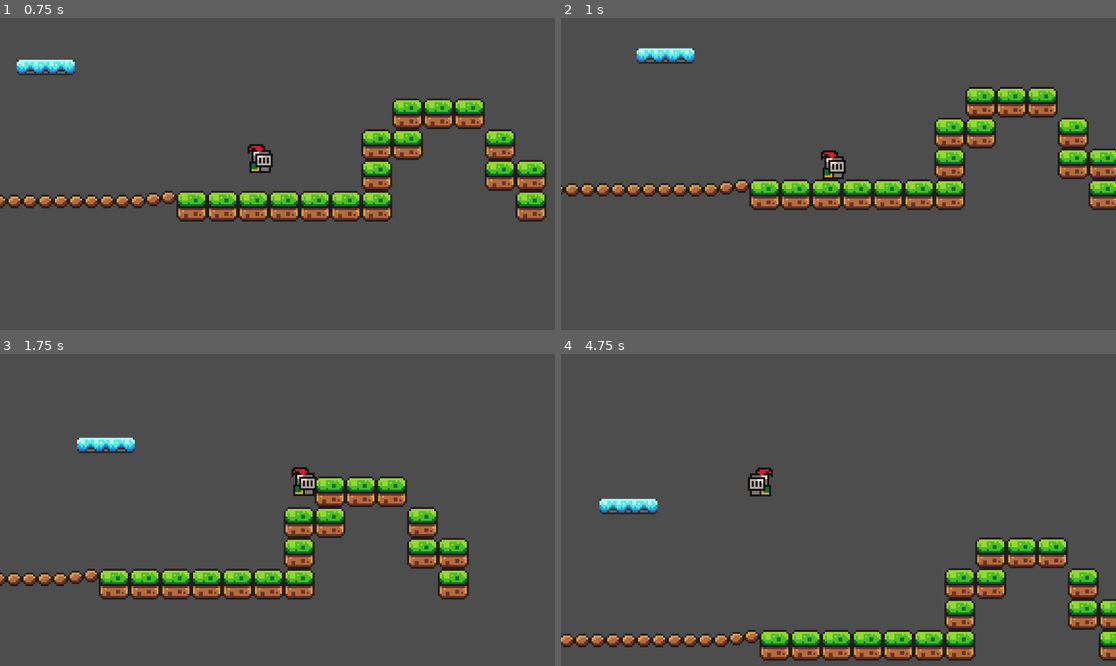
Above: before the commit, frames 1-4 (two rows, left to right).
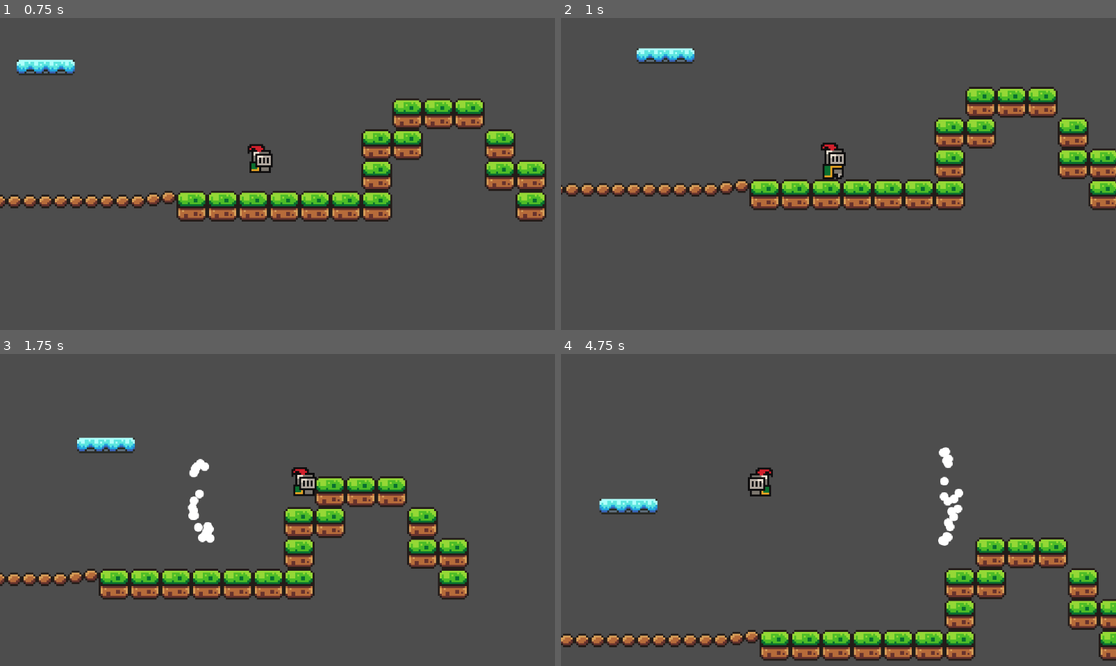
Above: after the commit, the same moments.

Repository: generallyy/platformer-brackeys-2
Game: Godot game, scene res://scenes/TitleScreen.tscn
The game is run twice, just before and just after one commit, with the same random seed, the same clock (stepped at 60 frames per second) and the same inputs.
Inputs (mouse positions are in pixels of both pictures, inside the frame that each line leads up to):
- Up to frame 1 (0.75 s): click "START" at 0.5 s
- Up to frame 2 (1 s): no input
- Up to frame 3 (1.75 s): move the mouse to (399, 494) at 1.27 s; hold Right (move_right) from 1.28 s (still down); tap Space (jump) at 1.35, 1.52 s
- Up to frame 4 (4.75 s): tap Space (jump) at 1.82, 2.1, 2.27, 2.57, 2.85, 3.6, 3.77, 4.07, 4.35, 4.52 s; move the mouse to (727, 525) at 2.02 s; release Right (move_right) at 2.03 s; hold Left (move_left) 2.03-2.78 s; move the mouse to (894, 441) at 2.77 s; hold Right (move_right) 2.78-4.28 s; move the mouse to (810, 572) at 3.52 s; move the mouse to (1005, 556) at 4.27 s; hold Left (move_left) from 4.28 s (still down)

Frame 1 is identical in both runs. In frame 2, 0.3% of the frame differs, in the area x 46-52%, y 39-52%; in frame 3, 0.5%; in frame 4, 0.5%, in the area x 67-73%, y 29-62%.
Error before the commit: Invalid access to property or key 'position' on a base object of type 'null instance'. (res://scripts/player.gd:80)

Commit message:
Removed Duplicate Player
hopefully nothing else breaks

Diff:
--- a/scenes/Player.tscn
+++ /dev/null
@@ -1,188 +0,0 @@
-[gd_scene load_steps=26 format=3 uid="uid://cf8mwbv72ysx5"]
-
-[ext_resource type="Texture2D" uid="uid://1jcup4os5nef" path="res://assets/sprites/knight.png" id="1_okj15"]
-[ext_resource type="Script" path="res://scripts/player.gd" id="1_wlgh5"]
-
-[sub_resource type="AtlasTexture" id="AtlasTexture_b17sb"]
-atlas = ExtResource("1_okj15")
-region = Rect2(0, 0, 32, 32)
-
-[sub_resource type="AtlasTexture" id="AtlasTexture_vvsch"]
-atlas = ExtResource("1_okj15")
-region = Rect2(32, 0, 32, 32)
-
-[sub_resource type="AtlasTexture" id="AtlasTexture_wha2c"]
-atlas = ExtResource("1_okj15")
-region = Rect2(64, 0, 32, 32)
-
-[sub_resource type="AtlasTexture" id="AtlasTexture_qljlw"]
-atlas = ExtResource("1_okj15")
-region = Rect2(96, 0, 32, 32)
-
-[sub_resource type="AtlasTexture" id="AtlasTexture_kwscw"]
-atlas = ExtResource("1_okj15")
-region = Rect2(192, 160, 32, 32)
-
-[sub_resource type="AtlasTexture" id="AtlasTexture_br56y"]
-atlas = ExtResource("1_okj15")
-region = Rect2(0, 64, 32, 32)
-
-[sub_resource type="AtlasTexture" id="AtlasTexture_ty540"]
-atlas = ExtResource("1_okj15")
-region = Rect2(32, 64, 32, 32)
-
-[sub_resource type="AtlasTexture" id="AtlasTexture_dpcl8"]
-atlas = ExtResource("1_okj15")
-region = Rect2(64, 64, 32, 32)
-
-[sub_resource type="AtlasTexture" id="AtlasTexture_gpfhf"]
-atlas = ExtResource("1_okj15")
-region = Rect2(96, 64, 32, 32)
-
-[sub_resource type="AtlasTexture" id="AtlasTexture_32dj2"]
-atlas = ExtResource("1_okj15")
-region = Rect2(128, 64, 32, 32)
-
-[sub_resource type="AtlasTexture" id="AtlasTexture_qdw6x"]
-atlas = ExtResource("1_okj15")
-region = Rect2(160, 64, 32, 32)
-
-[sub_resource type="AtlasTexture" id="AtlasTexture_lm3a4"]
-atlas = ExtResource("1_okj15")
-region = Rect2(192, 64, 32, 32)
-
-[sub_resource type="AtlasTexture" id="AtlasTexture_0y8my"]
-atlas = ExtResource("1_okj15")
-region = Rect2(224, 64, 32, 32)
-
-[sub_resource type="AtlasTexture" id="AtlasTexture_l8m0f"]
-atlas = ExtResource("1_okj15")
-region = Rect2(0, 96, 32, 32)
-
-[sub_resource type="AtlasTexture" id="AtlasTexture_lbx2i"]
-atlas = ExtResource("1_okj15")
-region = Rect2(32, 96, 32, 32)
-
-[sub_resource type="AtlasTexture" id="AtlasTexture_q4tby"]
-atlas = ExtResource("1_okj15")
-region = Rect2(64, 96, 32, 32)
-
-[sub_resource type="AtlasTexture" id="AtlasTexture_814o3"]
-atlas = ExtResource("1_okj15")
-region = Rect2(96, 96, 32, 32)
-
-[sub_resource type="AtlasTexture" id="AtlasTexture_6dbhg"]
-atlas = ExtResource("1_okj15")
-region = Rect2(128, 96, 32, 32)
-
-[sub_resource type="AtlasTexture" id="AtlasTexture_5urob"]
-atlas = ExtResource("1_okj15")
-region = Rect2(160, 96, 32, 32)
-
-[sub_resource type="AtlasTexture" id="AtlasTexture_yyeom"]
-atlas = ExtResource("1_okj15")
-region = Rect2(192, 96, 32, 32)
-
-[sub_resource type="AtlasTexture" id="AtlasTexture_lmxx2"]
-atlas = ExtResource("1_okj15")
-region = Rect2(224, 96, 32, 32)
-
-[sub_resource type="SpriteFrames" id="SpriteFrames_sqkdx"]
-animations = [{
-"frames": [{
-"duration": 1.0,
-"texture": SubResource("AtlasTexture_b17sb")
-}, {
-"duration": 1.0,
-"texture": SubResource("AtlasTexture_vvsch")
-}, {
-"duration": 1.0,
-"texture": SubResource("AtlasTexture_wha2c")
-}, {
-"duration": 1.0,
-"texture": SubResource("AtlasTexture_qljlw")
-}],
-"loop": true,
-"name": &"default",
-"speed": 5.0
-}, {
-"frames": [{
-"duration": 1.0,
-"texture": SubResource("AtlasTexture_kwscw")
-}],
-"loop": true,
-"name": &"jump",
-"speed": 5.0
-}, {
-"frames": [{
-"duration": 1.0,
-"texture": SubResource("AtlasTexture_br56y")
-}, {
-"duration": 1.0,
-"texture": SubResource("AtlasTexture_ty540")
-}, {
-"duration": 1.0,
-"texture": SubResource("AtlasTexture_dpcl8")
-}, {
-"duration": 1.0,
-"texture": SubResource("AtlasTexture_gpfhf")
-}, {
-"duration": 1.0,
-"texture": SubResource("AtlasTexture_32dj2")
-}, {
-"duration": 1.0,
-"texture": SubResource("AtlasTexture_qdw6x")
-}, {
-"duration": 1.0,
-"texture": SubResource("AtlasTexture_lm3a4")
-}, {
-"duration": 1.0,
-"texture": SubResource("AtlasTexture_0y8my")
-}, {
-"duration": 1.0,
-"texture": SubResource("AtlasTexture_l8m0f")
-}, {
-"duration": 1.0,
-"texture": SubResource("AtlasTexture_lbx2i")
-}, {
-"duration": 1.0,
-"texture": SubResource("AtlasTexture_q4tby")
-}, {
-"duration": 1.0,
-"texture": SubResource("AtlasTexture_814o3")
-}, {
-"duration": 1.0,
-"texture": SubResource("AtlasTexture_6dbhg")
-}, {
-"duration": 1.0,
-"texture": SubResource("AtlasTexture_5urob")
-}, {
-"duration": 1.0,
-"texture": SubResource("AtlasTexture_yyeom")
-}, {
-"duration": 1.0,
-"texture": SubResource("AtlasTexture_lmxx2")
-}],
-"loop": true,
-"name": &"run",
-"speed": 10.0
-}]
-
-[sub_resource type="CircleShape2D" id="CircleShape2D_ngcs4"]
-radius = 5.0
-
-[node name="Player" type="CharacterBody2D"]
-z_index = 5
-script = ExtResource("1_wlgh5")
-
-[node name="AnimatedSprite2D" type="AnimatedSprite2D" parent="."]
-texture_filter = 1
-position = Vector2(0, -12)
-sprite_frames = SubResource("SpriteFrames_sqkdx")
-animation = &"jump"
-autoplay = "default"
-frame_progress = 0.827304
-
-[node name="CollisionShape2D" type="CollisionShape2D" parent="."]
-position = Vector2(0, -5)
-shape = SubResource("CircleShape2D_ngcs4")
--- a/scenes/main.tscn
+++ b/scenes/main.tscn
@@ -1,7 +1,7 @@
 [gd_scene load_steps=6 format=3 uid="uid://cwyrcu15opvxa"]
 
 [ext_resource type="Script" path="res://scripts/main.gd" id="1_exn86"]
-[ext_resource type="PackedScene" uid="uid://cf8mwbv72ysx5" path="res://scenes/Player.tscn" id="2_ed0am"]
+[ext_resource type="PackedScene" uid="uid://cf8mwbv72ysx5" path="res://scenes/characters/Player.tscn" id="2_ed0am"]
 [ext_resource type="Script" path="res://scripts/PauseMenu.gd" id="3_7frdm"]
 [ext_resource type="SystemFont" uid="uid://crymavm3yupm0" path="res://scenes/ui/Font.tres" id="3_xxodx"]
 
